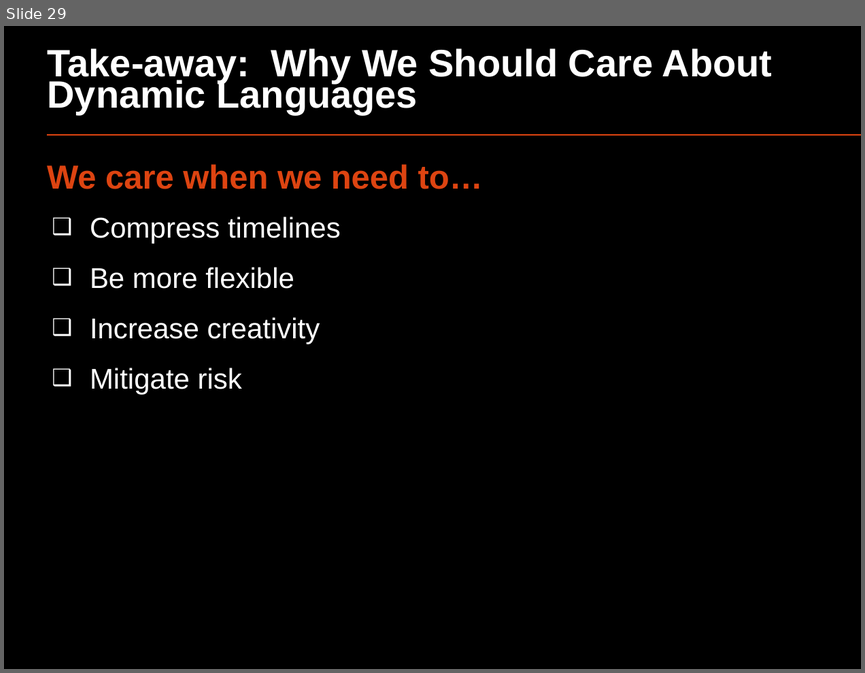
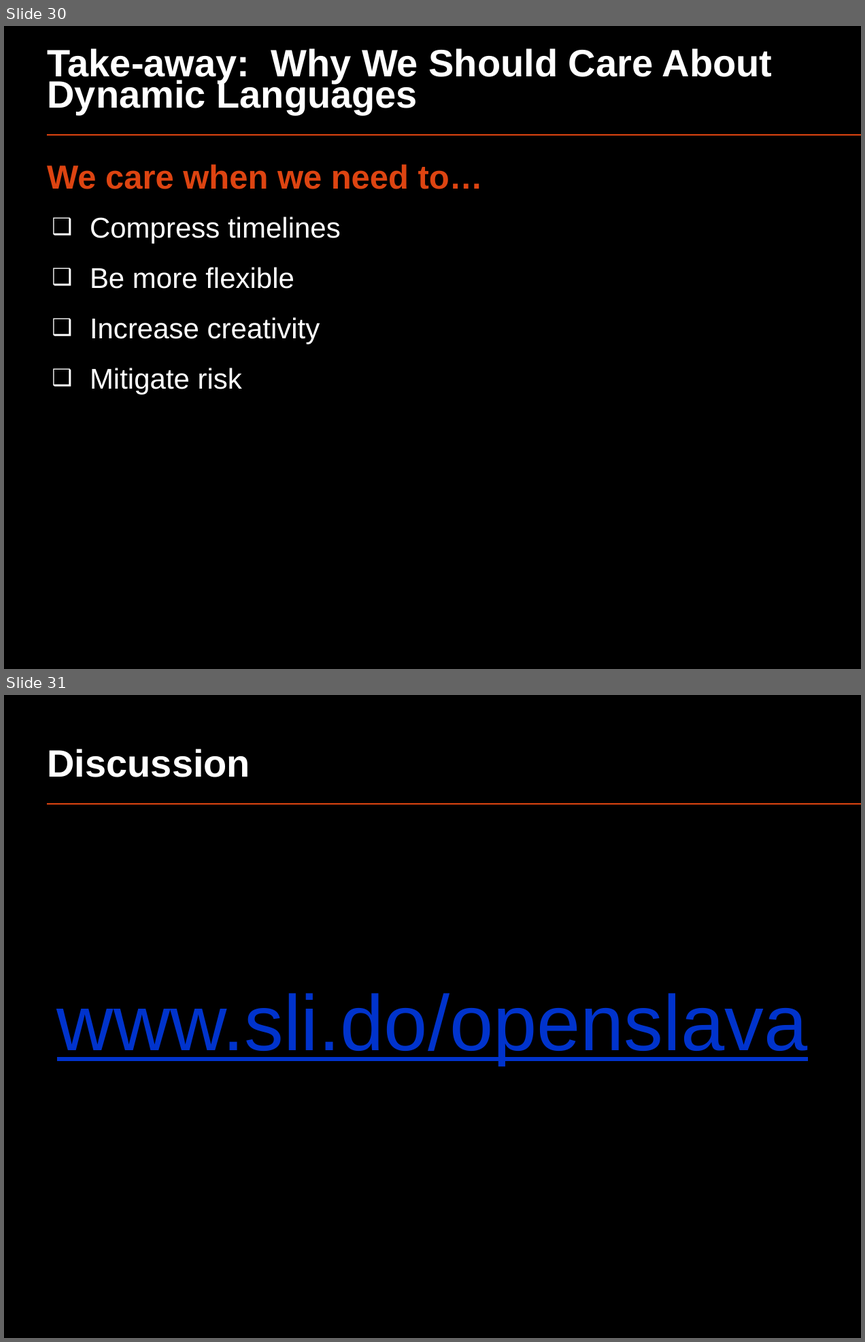
Before and after one commit to oscarrenalias/openslava-2013, a slide deck: Dynamic languages/OpenSlava 2013 - Dynamic languages.pptx. Shown one above the other, each under a label of ours: slide 29 before the commit, slides 30 and 31 after it. The pictures are 865x673 and 865x1342 pixels, drawn with LibreOffice and Linux fonts; fonts in the diff are those of the drawing. Boxes give left, top, right and bottom in pixels: in the first picture for what was removed or moved away, otherwise in the second. Text is boxed around its words. In the diff, an @@ line names an element or a change of style, - is before the commit and + after.

Commit message:
Minor updates, added the cover slide as well as links to the online discussions

```diff
--- a/Dynamic languages/OpenSlava 2013 - Dynamic languages.pptx
+++ b/Dynamic languages/OpenSlava 2013 - Dynamic languages.pptx
@@ slide 31 added at box(4, 695, 861, 1338), background #000000; not listed: 1 template element that a slide beside it also shows @@
@@ title added at box(48, 749, 251, 777), 32 pt, text #FFFFFF, bold @@
+Discussion
@@ text added at box(57, 993, 808, 1064), 66 pt, text #0033CC, underline @@
+www.sli.do/openslava
@@ what was slide 29 is now slide 30 @@
```
Also in this commit, not shown: 4 slides changed, 1 other slide added, 1 other file.
